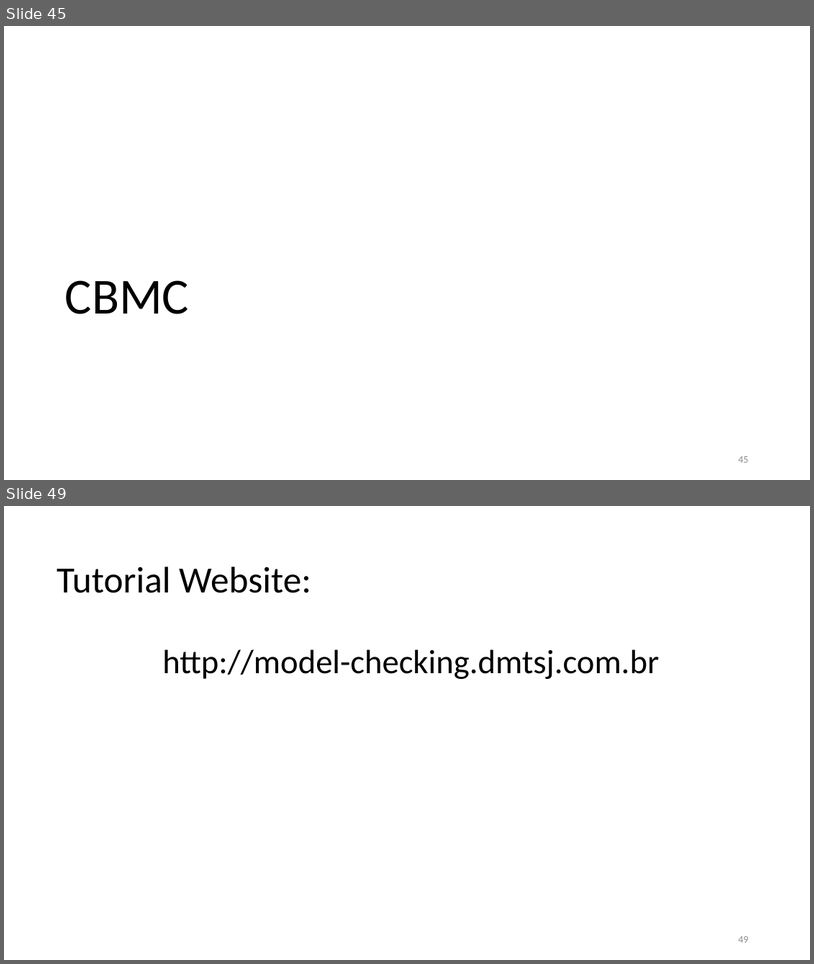
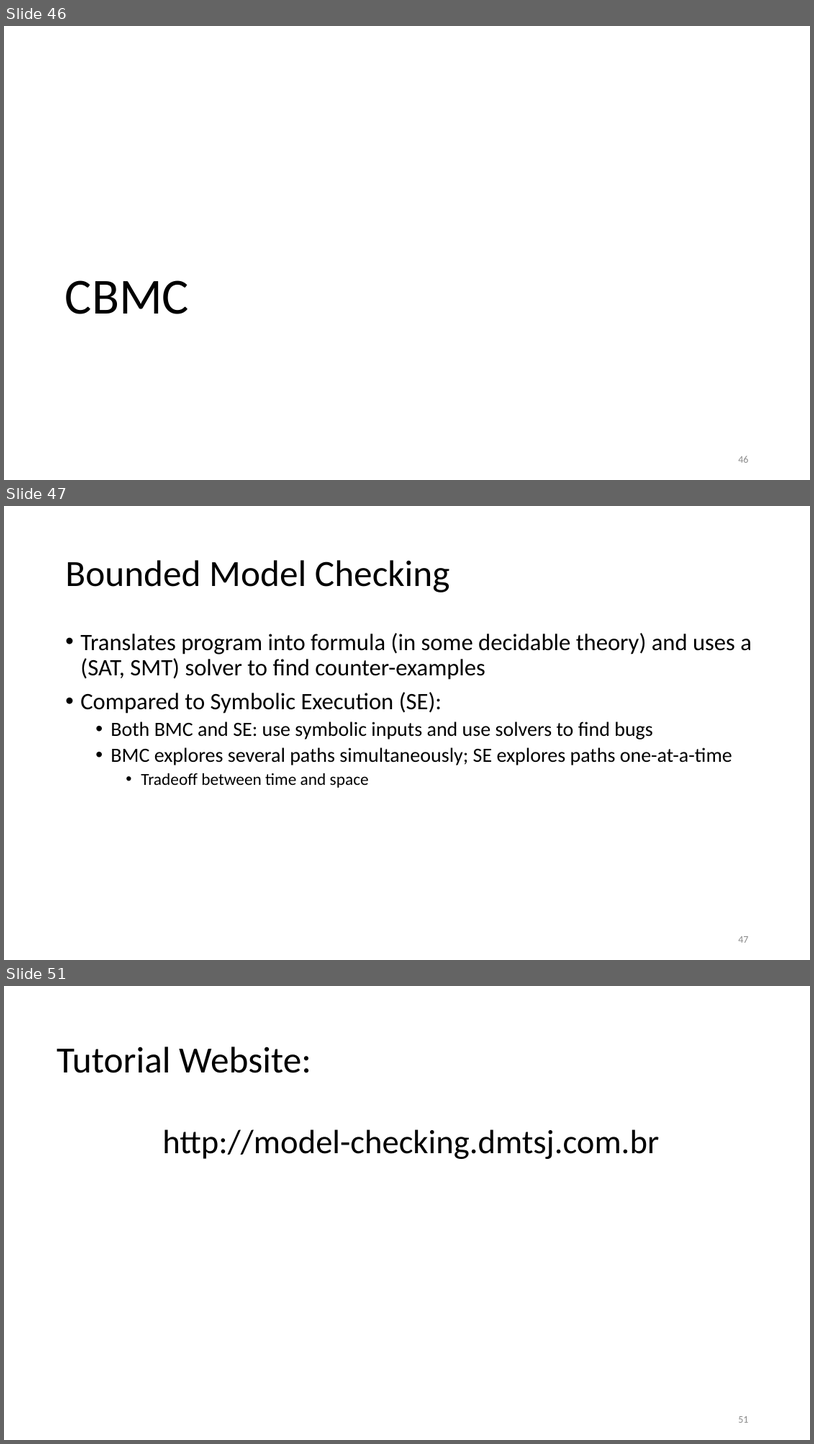
Before and after one commit to damorim/model-checking-tutorial, a slide deck: Program-Model-Checking.pptx. Shown one above the other, each under a label of ours: slides 45 and 49 before the commit, slides 46, 47 and 51 after it; the slides between them are not shown. The pictures are 814x964 and 814x1444 pixels, drawn with LibreOffice and Linux fonts; fonts in the diff are those of the drawing. Boxes give left, top, right and bottom in pixels: in the first picture for what was removed or moved away, otherwise in the second. Text is boxed around its words. In the diff, an @@ line names an element or a change of style, - is before the commit and + after.

```diff
--- a/Program-Model-Checking.pptx
+++ b/Program-Model-Checking.pptx
@@ slide 47 added at [4,506,810,960], background #FFFFFF @@
@@ title added at [65,560,450,592], 44 pt, text #000000 @@
+Bounded Model Checking
@@ text added at [80,633,752,788], 28 pt, text #000000 @@
+• Translates program into formula (in some decidable theory) and uses a (SAT, SMT) solver to find counter-examples
+• Compared to Symbolic Execution (SE):
+  • Both BMC and SE: use symbolic inputs and use solvers to find bugs
+  • BMC explores several paths simultaneously; SE explores paths one-at-a-time
+    • Tradeoff between time and space
@@ page number added at [738,936,748,942], 12 pt, text #8C8C8C @@
+47
@@ what was slide 45 is now slide 46 @@
@@ what was slide 49 is now slide 51 @@
@@ page number at [738,1416,748,1422]: text changed @@
-49
+51
```
Also in this commit, not shown: 10 slides changed, 2 other slides added, 1 slide removed.
